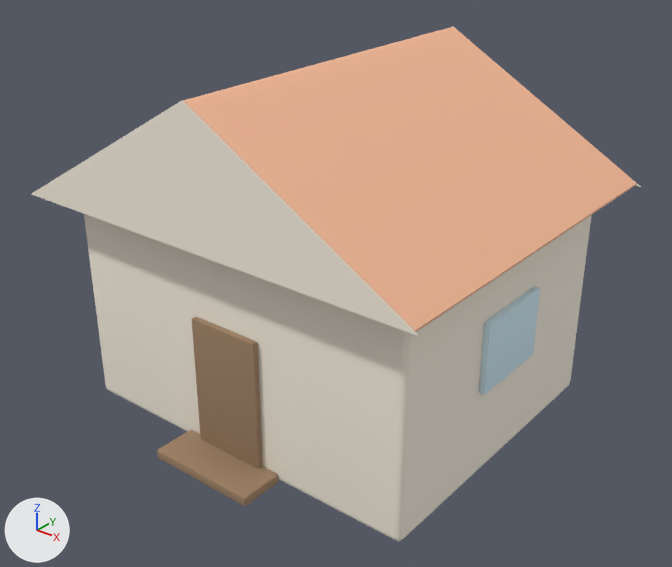
What one commit did to the FBX model fishing-game/godot/assets/models/Cabin.fbx.
Before and after are seen from a 50 mm lens placed at (8.26, -10.4, 8.37), pointed at (0.2, -0.33, 2.13). The axes (+X, +Y, +Z) are drawn at lower left. The lights are the same throughout. The older version comes first. Where no turn or scale is listed for an object, it has been applied to the vertices.

In view in the first picture: 'Cabin_Model'.
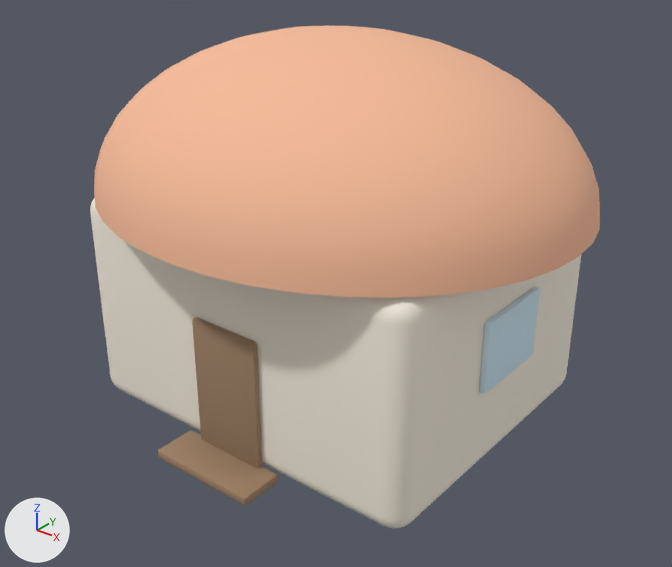
Where the change shows, as pixel boxes [x1, y1, x2, y2] in the pictures (672 x 567 px; the box of a moved part takes in the faces that stretch with it):
```json
{"object": "Cabin_Model", "change": "reshaped", "before": [31, 26, 641, 541], "after": [90, 26, 600, 529], "on screen": "16% narrower"}
{"part": 1, "of": "me_cabin_model", "change": "rebuilt", "before": [84, 214, 592, 541], "after": [90, 198, 581, 529]}
{"part": 2, "of": "me_cabin_model", "change": "rebuilt", "before": [192, 317, 263, 469], "after": [192, 318, 262, 469]}
{"part": 3, "of": "me_cabin_model", "change": "rebuilt", "before": [183, 27, 637, 332], "after": [94, 26, 600, 298]}
{"part": 4, "of": "me_cabin_model", "change": "deleted", "before": [31, 100, 420, 337], "on screen": "pale yellow"}
{"part": 5, "of": "me_cabin_model", "change": "moved or reshaped", "before": [479, 287, 540, 394], "after": [479, 287, 540, 394]}
```

Scene script edits in JSON lines:
```json
{"block": "me_cabin_model", "where": "# used by ob_cabin_model"}
{"op": "remove", "block": "me_cabin_model", "code": "me_cabin_model.from_pydata(...)  # 350 vertices, 328 faces; spans x -3.5..3.5, y -3.2..3.0, z 0.0..5.5"}
{"op": "add", "block": "me_cabin_model", "code": "me_cabin_model.from_pydata(...)  # 921 vertices, 911 faces; spans x -3.9..3.9, y -3.4..3.4, z 0.0..5.85"}
{"block": "me_cabin_model", "change": "me_cabin_model part 1: the loose piece of 96 vertices spanning x -3.0..3.0, y -2.5..2.5, z 0.0..3.5 is rebuilt with 296 vertices and now spans x -3.0..3.0, y -2.5..2.5, z 0.0..3.5"}
{"block": "me_cabin_model", "change": "me_cabin_model part 2: the loose piece of 56 vertices spanning x -0.6..0.6, y -2.6..-2.5, z 0.0..2.2 is rebuilt with 56 vertices and now spans x -0.6..0.6, y -2.6..-2.5, z 0.0..2.2"}
{"block": "me_cabin_model", "change": "me_cabin_model part 3: the loose piece of 24 vertices spanning x -3.42..3.42, y -3.0..3.0, z 3.5..5.49 is rebuilt with 401 vertices and now spans x -3.9..3.9, y -3.4..3.4, z 3.5..5.85"}
{"block": "me_cabin_model", "change": "me_cabin_model part 4: the loose piece of 3 vertices spanning x -3.5..3.5, y -3.0, z 3.5..5.5 is deleted"}
{"block": "me_cabin_model", "change": "me_cabin_model part 5"}
{"block": "me_cabin_model", "change": "96 vertices are removed from x -3.1..3.1, y -0.7..0.7, z 1.45..2.55"}
{"block": "me_cabin_model", "change": "108 faces are deleted"}
{"block": "me_cabin_model", "change": "64 vertices are added at x -3.1..3.1, y -0.7..0.7, z 1.45..2.55"}
{"block": "me_cabin_model", "change": "8 new vertices lie (0.0, 0.0, 1.04) away from vertices in x -3.09..3.09, y -0.69..0.69, z 1.48"}
{"block": "me_cabin_model", "change": "8 new vertices lie (0.0, 1.34, 0.0) away from vertices in x -3.09..3.09, y -0.67, z 1.46..2.54"}
{"block": "me_cabin_model", "change": "8 new vertices lie (0.04, 0.0, 0.0) away from vertices in x -3.07..3.03, y -0.69..0.69, z 1.46..2.54"}
{"block": "me_cabin_model", "change": "8 new vertices lie (0.0, 1.34, 0.0) away from vertices in x -3.1..3.07, y -0.67, z 1.45..2.52"}
{"block": "me_cabin_model", "change": "108 new faces join them, mat_mat_window (pale blue #d3edf9)"}
{"block": "me_cabin_model", "change": "other edits to the shape of me_cabin_model do not show in these pictures"}
```
